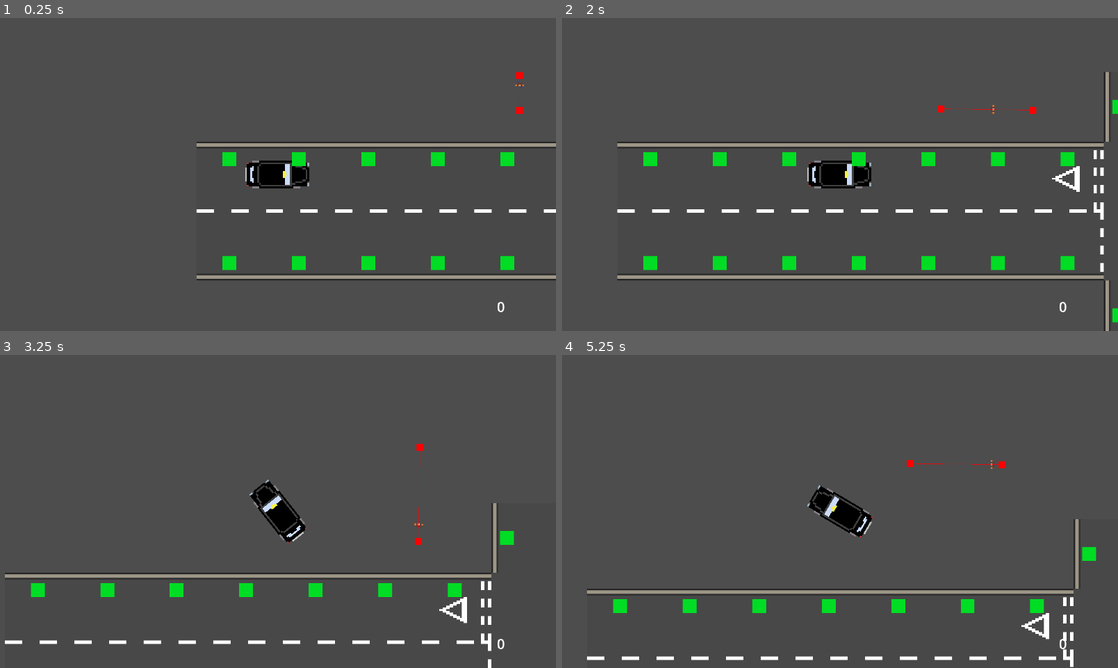
Above: before the commit, frames 1-4 (two rows, left to right).
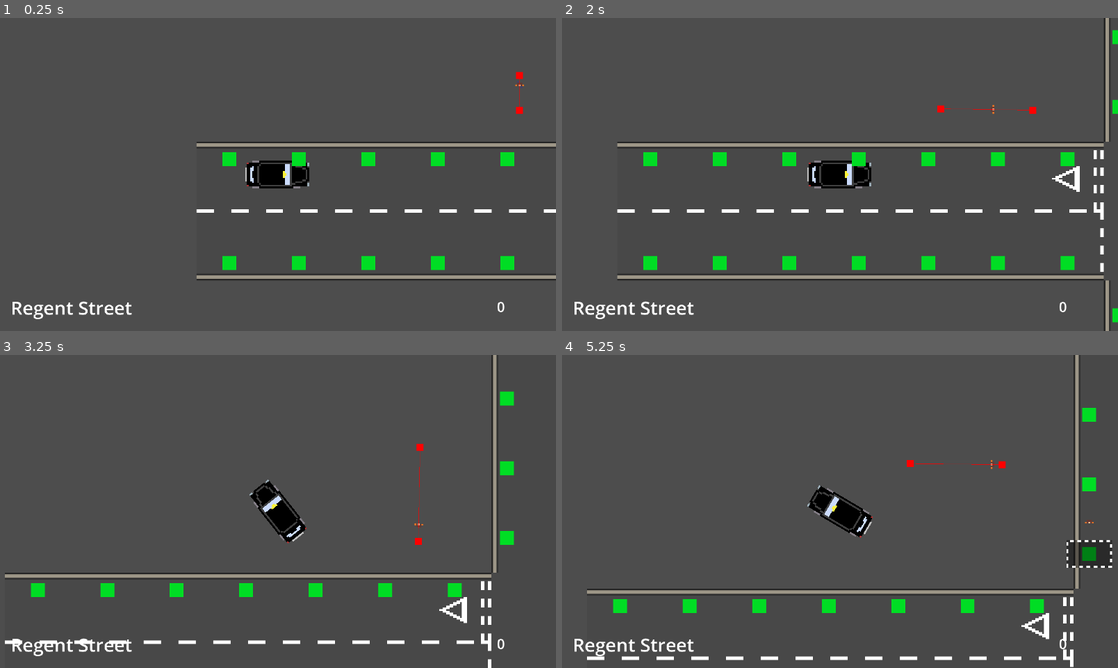
Above: after the commit, the same moments.

Repository: Samwalton9/HackneyCarriage
Game: Godot game, scene res://main.tscn
The game is run twice, just before and just after one commit, with the same random seed, the same clock (stepped at 60 frames per second) and the same inputs.
Inputs:
- Up to frame 1 (0.25 s): no input
- Up to frame 2 (2 s): tap Enter at 0.5 s; hold Up (ui_up) from 0.53 s (still down)
- Up to frame 3 (3.25 s): release Up (ui_up) at 2.03 s; hold Left (ui_left) from 2.03 s (still down)
- Up to frame 4 (5.25 s): release Left (ui_left) at 3.53 s; hold Down (ui_down) 3.53-4.28 s; hold Right (ui_right) 4.28-5.03 s; tap Space at 5 s; hold Up (ui_up) from 5.03 s (still down)

The runs differ from the first frame. In frame 1, 0.4% of the frame differs, in the area x 2-24%, y 90-97%; in frame 2, 0.6%; in frame 3, 1.1%; in frame 4, 1.9%, in the area x 2-99%, y 0-97%.

Commit message:
Give roads names and display to player

Diff:
--- a/Autoloads/Events.gd
+++ b/Autoloads/Events.gd
@@ -3,3 +3,5 @@
 signal picked_up(pickup_location : Vector2)
 
 signal dropped_off(dropoff_location : Vector2)
+
+signal road_entered(road_name : String)
--- /dev/null
+++ b/Map/RoadArea.gd
@@ -0,0 +1,7 @@
+extends Area2D
+
+@export var road_name : String
+
+
+func _on_area_entered(_area):
+	Events.road_entered.emit(road_name)
--- /dev/null
+++ b/Map/RoadArea.tscn
@@ -0,0 +1,17 @@
+[gd_scene load_steps=3 format=3 uid="uid://wreaqtv45r7e"]
+
+[ext_resource type="Script" path="res://Map/RoadArea.gd" id="1_2lwnf"]
+
+[sub_resource type="RectangleShape2D" id="RectangleShape2D_4vh72"]
+resource_local_to_scene = true
+size = Vector2(263, 118.25)
+
+[node name="RoadArea" type="Area2D" groups=["Roads"]]
+collision_layer = 16
+collision_mask = 16
+script = ExtResource("1_2lwnf")
+
+[node name="CollisionShape2D" type="CollisionShape2D" parent="."]
+shape = SubResource("RectangleShape2D_4vh72")
+
+[connection signal="area_entered" from="." to="." method="_on_area_entered"]
--- a/Map/map.tscn
+++ b/Map/map.tscn
@@ -1,9 +1,10 @@
-[gd_scene load_steps=8 format=3 uid="uid://cw6v8vicgu6ns"]
+[gd_scene load_steps=11 format=3 uid="uid://cw6v8vicgu6ns"]
 
 [ext_resource type="PackedScene" uid="uid://c3132fopxkjok" path="res://Taxi/taxi.tscn" id="1_krncb"]
 [ext_resource type="Script" path="res://Map/map.gd" id="1_x81hf"]
 [ext_resource type="Texture2D" uid="uid://ba2df1l81p5k3" path="res://Map/Tileset.png" id="2_u5n1v"]
 [ext_resource type="Script" path="res://Map/TileMap.gd" id="3_46r8l"]
+[ext_resource type="PackedScene" uid="uid://wreaqtv45r7e" path="res://Map/RoadArea.tscn" id="4_1nukd"]
 
 [sub_resource type="TileSetAtlasSource" id="TileSetAtlasSource_srm3o"]
 texture = ExtResource("2_u5n1v")
@@ -25,6 +26,14 @@
 custom_data_layer_0/type = 5
 sources/0 = SubResource("TileSetAtlasSource_srm3o")
 
+[sub_resource type="RectangleShape2D" id="RectangleShape2D_6nbie"]
+resource_local_to_scene = true
+size = Vector2(282, 80)
+
+[sub_resource type="RectangleShape2D" id="RectangleShape2D_1jru7"]
+resource_local_to_scene = true
+size = Vector2(78, 281)
+
 [sub_resource type="NavigationPolygon" id="NavigationPolygon_aofkj"]
 vertices = PackedVector2Array(190, 30, 10, 30, 10, -110, 190, -110)
 polygons = Array[PackedInt32Array]([PackedInt32Array(0, 1, 2, 3)])
@@ -38,8 +47,24 @@
 position = Vector2(1, 0)
 tile_set = SubResource("TileSet_p5xla")
 format = 2
-layer_0/tile_data = PackedInt32Array(131071, 65536, 0, 19660 …(276 unchanged characters)… , 0, 1342177280, 131077, 0, 1342177281, 65543, 131072, 805306369, 131079, 131072, 805306368, 196614, 65536, 1342177280, 196613, 65536, 1342177281, 6, 65536, 1342177280, 5, 65536, 1342177281)
+layer_0/tile_data = PackedInt32Array(131071, 65536, 0, 19660 …(276 unchanged characters)… , 0, 1342177280, 131077, 0, 1342177281, 196614, 65536, 1342177280, 196613, 65536, 1342177281, 6, 65536, 1342177280, 5, 65536, 1342177281, -65531, 65536, 1342177281, -65530, 65536, 1342177280, -131067, 65536, 1342177281, -131066, 65536, 1342177280, -196603, 65536, 1342177281, -196602, 65536, 1342177280)
 script = ExtResource("3_46r8l")
+
+[node name="Road" parent="TileMap" instance=ExtResource("4_1nukd")]
+position = Vector2(60, 81)
+road_name = "Regent Street"
+
+[node name="CollisionShape2D" parent="TileMap/Road" index="0"]
+position = Vector2(-2, 0)
+shape = SubResource("RectangleShape2D_6nbie")
+
+[node name="Road1" parent="TileMap" instance=ExtResource("4_1nukd")]
+position = Vector2(242, 22)
+road_name = "Oxford Street"
+
+[node name="CollisionShape2D" parent="TileMap/Road1" index="0"]
+position = Vector2(-2, -1.5)
+shape = SubResource("RectangleShape2D_1jru7")
 
 [node name="Taxi" parent="." instance=ExtResource("1_krncb")]
 position = Vector2(-32, 59)
@@ -56,3 +81,6 @@
 autostart = true
 
 [connection signal="timeout" from="NewPickupTimer" to="." method="_on_new_pickup_timer_timeout"]
+
+[editable path="TileMap/Road"]
+[editable path="TileMap/Road1"]
--- a/Rides/pickup_dropoff.gd
+++ b/Rides/pickup_dropoff.gd
@@ -24,6 +24,7 @@
 			Customer.move_to_taxi(taxi_pickup_area.global_position)
 
 		elif mode == DROPOFF:
+			# TODO: Fix this seemingly not working if you have multiple passengers.
 			queue_free()
 			Events.dropped_off.emit(position)
 			journey.dropped_off()
--- a/Rides/pickup_dropoff.tscn
+++ b/Rides/pickup_dropoff.tscn
@@ -130,10 +130,10 @@
 debug_color = Color(0.92549, 0, 0.682353, 0.419608)
 
 [node name="AnimatedSprite2D" type="AnimatedSprite2D" parent="."]
-scale = Vector2(1.01223, 1.01223)
+scale = Vector2(1.09183, 1.09183)
 sprite_frames = SubResource("SpriteFrames_25ybo")
 autoplay = "default"
-frame_progress = 0.144696
+frame_progress = 0.347478
 
 [node name="AnimationPlayer" type="AnimationPlayer" parent="AnimatedSprite2D"]
 libraries = {
--- a/Taxi/taxi.tscn
+++ b/Taxi/taxi.tscn
@@ -13,6 +13,9 @@
 
 [sub_resource type="RectangleShape2D" id="RectangleShape2D_445u1"]
 size = Vector2(34, 16)
+
+[sub_resource type="RectangleShape2D" id="RectangleShape2D_shhfa"]
+size = Vector2(4, 4)
 
 [node name="Taxi" type="CharacterBody2D"]
 motion_mode = 1
@@ -53,3 +56,10 @@
 [node name="CollisionShape2D" type="CollisionShape2D" parent="CustomerPickupArea"]
 shape = SubResource("RectangleShape2D_445u1")
 debug_color = Color(0, 0.65098, 0.00392157, 0.419608)
+
+[node name="RoadDetectionArea" type="Area2D" parent="."]
+collision_layer = 16
+collision_mask = 16
+
+[node name="CollisionShape2D" type="CollisionShape2D" parent="RoadDetectionArea"]
+shape = SubResource("RectangleShape2D_shhfa")
--- /dev/null
+++ b/UICanvasLayer.gd
@@ -0,0 +1,9 @@
+extends CanvasLayer
+
+
+func _ready():
+	Events.road_entered.connect(_on_road_entered)
+
+
+func _on_road_entered(road_name):
+	$StreetNameLabel.text = road_name
--- a/main.tscn
+++ b/main.tscn
@@ -1,6 +1,7 @@
-[gd_scene load_steps=4 format=3 uid="uid://dt050334lu31a"]
+[gd_scene load_steps=5 format=3 uid="uid://dt050334lu31a"]
 
 [ext_resource type="PackedScene" uid="uid://cw6v8vicgu6ns" path="res://Map/map.tscn" id="1_ies4l"]
+[ext_resource type="Script" path="res://UICanvasLayer.gd" id="2_2wugv"]
 [ext_resource type="Script" path="res://MoneyLabel.gd" id="5_xxrre"]
 [ext_resource type="PackedScene" uid="uid://b0wyivvpyyal3" path="res://Pedestrians/Pedestrian.tscn" id="6_5xnxb"]
 
@@ -9,9 +10,10 @@
 [node name="Map" parent="." instance=ExtResource("1_ies4l")]
 position = Vector2(665, 407)
 
-[node name="CanvasLayer" type="CanvasLayer" parent="."]
+[node name="UICanvasLayer" type="CanvasLayer" parent="."]
+script = ExtResource("2_2wugv")
 
-[node name="MoneyLabel" type="Label" parent="CanvasLayer"]
+[node name="MoneyLabel" type="Label" parent="UICanvasLayer"]
 offset_left = 1716.0
 offset_top = 963.0
 offset_right = 1875.0
@@ -19,6 +21,13 @@
 theme_override_font_sizes/font_size = 48
 script = ExtResource("5_xxrre")
 
+[node name="StreetNameLabel" type="Label" parent="UICanvasLayer"]
+offset_left = 37.0
+offset_top = 955.0
+offset_right = 449.0
+offset_bottom = 1052.0
+theme_override_font_sizes/font_size = 64
+
 [node name="Pedestrian" parent="." instance=ExtResource("6_5xnxb")]
 position = Vector2(772, 409)
 patrol_points = Array[Vector2]([Vector2(772, 429), Vector2(825, 429), Vector2(825, 375), Vector2(772, 375)])
--- a/project.godot
+++ b/project.godot
@@ -33,6 +33,7 @@
 2d_physics/layer_2="PickupDropoff"
 2d_physics/layer_3="Pathfinding"
 2d_physics/layer_4="TaxiDoor"
+2d_physics/layer_5="Road"
 
 [rendering]
 
Not shown: 1 places in Taxi/taxi.tscn that only renumber resources
